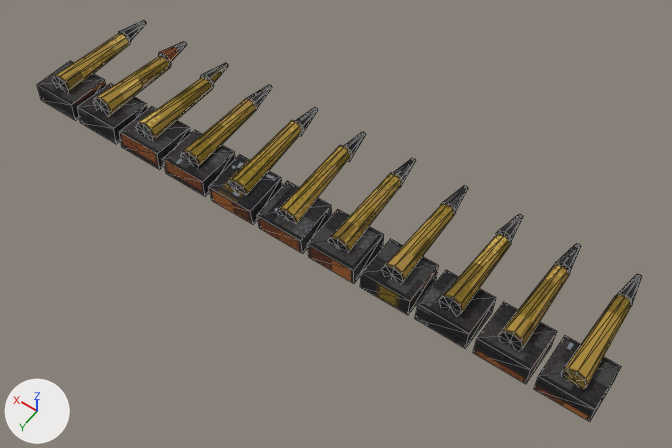
What one commit did to the glTF model exports/SM_AmmoBelt_01.glb.
One viewpoint serves both versions: a camera (50 mm lens) standing at (-0.191, 0.254, 0.396) and looking at (-0.016, 0.009, 0.011). Every picture has the same lights, and +X, +Y and +Z are marked at lower left. The first picture is the older version. Mesh edges are drawn as thin lines. Vertices at exactly the same position are counted once.

In view in the first picture: 'SM_AmmoBelt_01'.
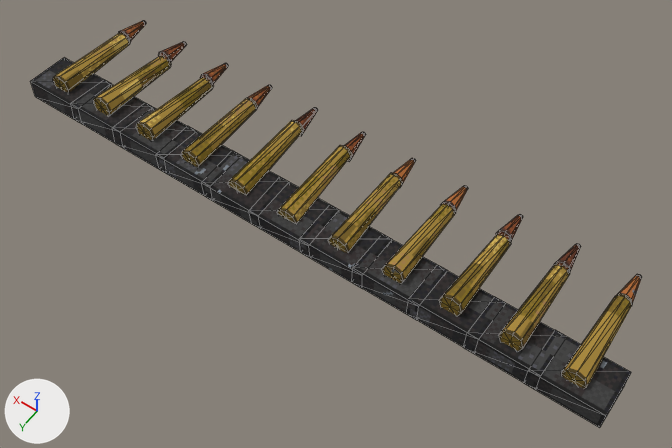
Location of each change, (x1, y1, x2, y2) in pixels of the pictures (672 x 448 px; the box of a moved part takes in the faces that stretch with it):
'SM_AmmoBelt_01', reshaped, surface changed: before (37, 20, 642, 422); after (31, 20, 642, 428)
part 1 of me_sm_ammobelt_01, moved or reshaped: before (534, 336, 621, 422); after (524, 330, 631, 428)
part 2 of me_sm_ammobelt_01, moved or reshaped: before (473, 302, 557, 384); after (463, 297, 555, 390)
part 3 of me_sm_ammobelt_01, moved or reshaped: before (415, 270, 496, 348); after (406, 271, 494, 354)
part 4 of me_sm_ammobelt_01, moved or reshaped: before (360, 239, 439, 315); after (352, 240, 448, 320)
part 5 of me_sm_ammobelt_01, moved or reshaped: before (307, 209, 384, 283); after (299, 210, 392, 288)
part 6 of me_sm_ammobelt_01, moved or reshaped: before (257, 181, 332, 254); after (249, 177, 339, 252)
part 7 of me_sm_ammobelt_01, moved or reshaped: before (209, 155, 283, 224); after (201, 150, 279, 229)
part 8 of me_sm_ammobelt_01, moved or reshaped: before (163, 130, 235, 196); after (156, 126, 232, 201)
part 9 of me_sm_ammobelt_01, moved or reshaped: before (119, 107, 191, 169); after (112, 103, 187, 174)
part 10 of me_sm_ammobelt_01, moved or reshaped: before (77, 83, 148, 144); after (71, 84, 145, 148)
part 11 of me_sm_ammobelt_01, moved or reshaped: before (37, 61, 106, 120); after (31, 58, 111, 122)
part 12 of me_sm_ammobelt_01, surface changed: (37, 20, 642, 422) in both

The edits, one by one:
me_sm_ammobelt_01 is used by ob_sm_ammobelt_01; location (0.0, 0.0, 0.0).
me_sm_ammobelt_01 had 484 vertices, 836 faces and spanned x -0.174..0.174, y -0.039..0.036, z 0.013..0.036.
me_sm_ammobelt_01 now has 484 vertices, 836 faces and spans x -0.179..0.179, y -0.039..0.036, z 0.013..0.036.
me_sm_ammobelt_01 part 1: the loose piece of 8 vertices spanning x -0.174..-0.146, y 0.01..0.036, z 0.014..0.026 is scaled about its middle by (1.36, 1, 1).
me_sm_ammobelt_01 part 2: the loose piece of 8 vertices spanning x -0.142..-0.114, y 0.01..0.036, z 0.013..0.027 is scaled about its middle by (1.36, 1, 1).
me_sm_ammobelt_01 part 3: the loose piece of 8 vertices spanning x -0.11..-0.082, y 0.01..0.036, z 0.013..0.027 is scaled about its middle by (1.36, 1, 1).
me_sm_ammobelt_01 part 4: the loose piece of 8 vertices spanning x -0.078..-0.05, y 0.01..0.036, z 0.014..0.026 is scaled about its middle by (1.36, 1, 1).
me_sm_ammobelt_01 part 5: the loose piece of 8 vertices spanning x -0.046..-0.018, y 0.01..0.036, z 0.014..0.026 is scaled about its middle by (1.36, 1, 1).
me_sm_ammobelt_01 part 6: the loose piece of 8 vertices spanning x -0.014..0.014, y 0.01..0.036, z 0.013..0.027 is scaled about its middle by (1.36, 1, 1).
me_sm_ammobelt_01 part 7: the loose piece of 8 vertices spanning x 0.018..0.046, y 0.01..0.036, z 0.013..0.027 is scaled about its middle by (1.36, 1, 1).
me_sm_ammobelt_01 part 8: the loose piece of 8 vertices spanning x 0.05..0.078, y 0.01..0.036, z 0.014..0.026 is scaled about its middle by (1.36, 1, 1).
me_sm_ammobelt_01 part 9: the loose piece of 8 vertices spanning x 0.082..0.11, y 0.01..0.036, z 0.013..0.027 is scaled about its middle by (1.36, 1, 1).
me_sm_ammobelt_01 part 10: the loose piece of 8 vertices spanning x 0.114..0.142, y 0.01..0.036, z 0.013..0.027 is scaled about its middle by (1.36, 1, 1).
me_sm_ammobelt_01 part 11: the loose piece of 8 vertices spanning x 0.146..0.174, y 0.01..0.036, z 0.014..0.026 is scaled about its middle by (1.36, 1, 1).
me_sm_ammobelt_01 part 12: texture (UV) coordinates of 660 of 836 faces, centred in x -0.174..0.174, y -0.039..0.036, z 0.014..0.034, changed; they spanned u 0.0..1.0, v 0.65..0.88 and now span u 0.0..0.99, v 0.61..1.0.
